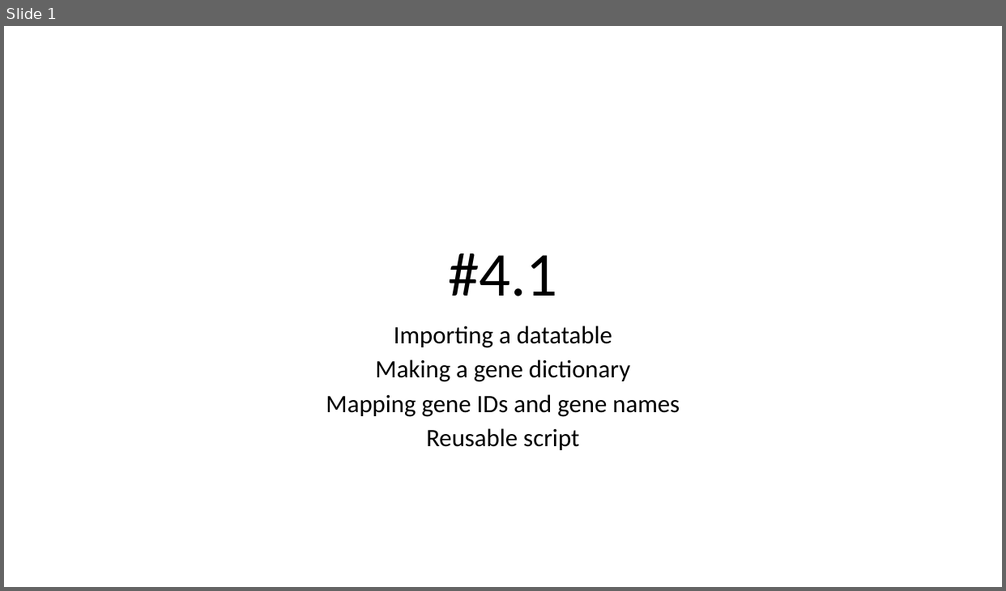
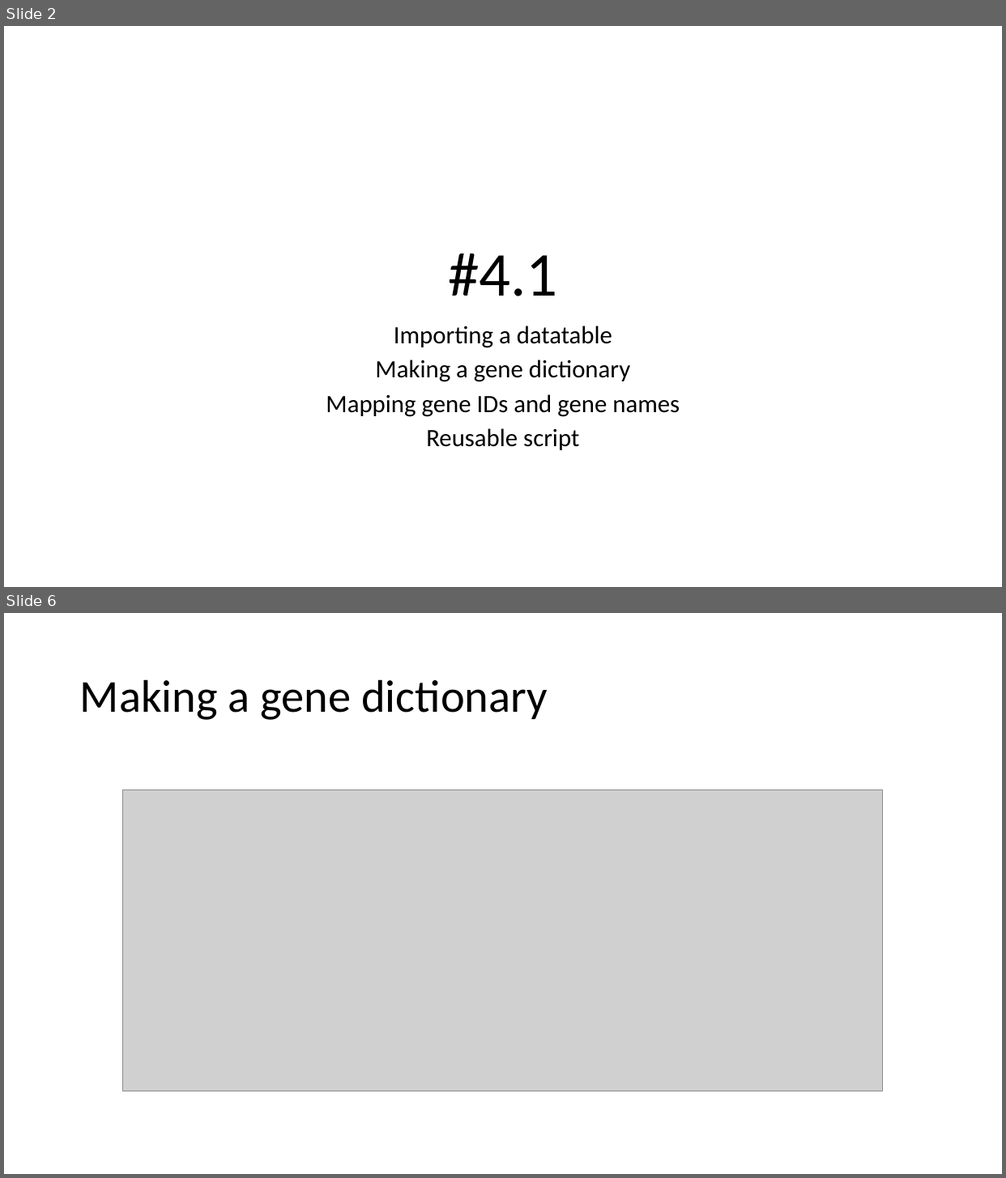
Before and after one commit to j-berg/bioinformatics-bootcamp, a slide deck: class_4_1/class_4_1.pptx. Shown one above the other, each under a label of ours: slide 1 before the commit, slides 2 and 6 after it; the slides between them are not shown. The pictures are 1006x591 and 1006x1178 pixels, drawn with LibreOffice and Linux fonts; fonts in the diff are those of the drawing; grey boxes stand for pictures. Boxes give left, top, right and bottom in pixels: in the first picture for what was removed or moved away, otherwise in the second. Text is boxed around its words. In the diff, an @@ line names an element or a change of style, - is before the commit and + after.

```diff
--- a/class_4_1/class_4_1.pptx
+++ b/class_4_1/class_4_1.pptx
@@ slide 6 added at (x1=4, y1=613, x2=1002, y2=1174), background #FFFFFF @@
@@ title added at (x1=80, y1=679, x2=548, y2=720), 44 pt, text #000000 @@
+Making a gene dictionary
@@ picture added at (x1=123, y1=790, x2=883, y2=1092) @@
@@ what was slide 1 is now slide 2 @@
```
Also in this commit, not shown: 9 other slides added, 5 other files.
